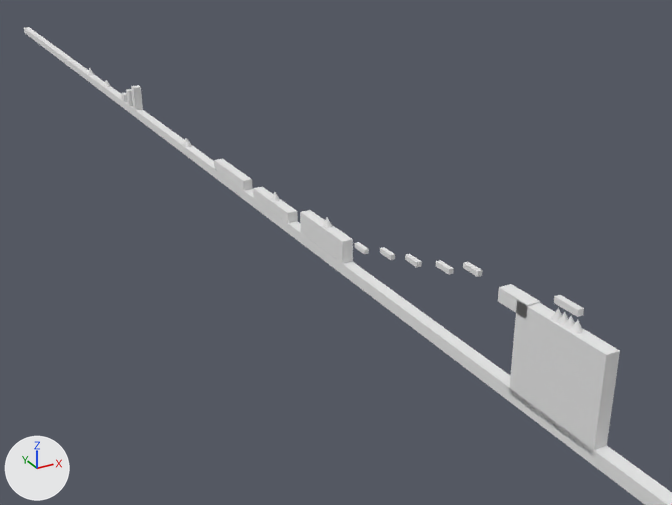
The OBJ model src/assets/levels/1/map.obj, before and after one commit.
Both versions are drawn from a 50 mm camera at (-70.7, -304.9, 64.5) aimed at (15.4, -148.5, -13.7). The lights are fixed; the arrows at lower left show +X, +Y and +Z. Where no turn or scale is listed for an object, it has been applied to the vertices.
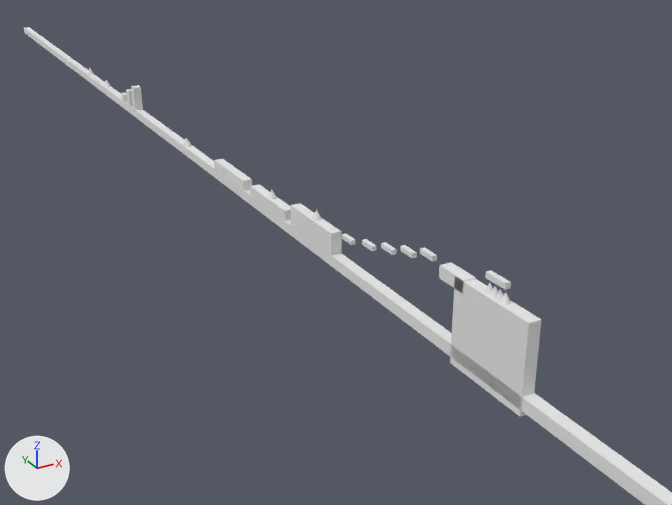
The change in detail:
me_cube_007 has 8 vertices, 6 faces and spans x -1.0..1.0, y -180.4..-164.9, z 2.0..4.0.
me_cube_007 is used by ob_cube_007; location (0.0, 0.0, 0.0).
me_cube_007 part 1: the whole mesh is moved by (0.0, 3.9, 0.0).
me_cube_009 has 8 vertices, 6 faces and spans x -0.4..0.4, y -194.48..-191.29, z 5.98..6.78.
me_cube_009 is used by ob_cube_009; location (0.0, 0.0, 0.0).
me_cube_009 part 2: the whole mesh is moved by (0.0, 5.53, -0.64).
me_cube_010 has 8 vertices, 6 faces and spans x -0.4..0.4, y -209.55..-206.37, z 9.69..10.49.
me_cube_010 is used by ob_cube_010; location (0.0, 0.0, 0.0).
me_cube_010 part 3: the whole mesh is moved by (0.0, 9.21, -1.14).
me_cube_012 has 8 vertices, 6 faces and spans x -0.4..0.4, y -215.91..-212.73, z 11.96..12.76.
me_cube_012 is used by ob_cube_012; location (0.0, 0.0, 0.0).
me_cube_012 part 4: the whole mesh is moved by (0.0, 10.41, -1.85).
me_cube_013 has 8 vertices, 6 faces and spans x -1.0..1.0, y -240.4..-224.8, z -1.0..12.6.
me_cube_013 is used by ob_cube_013; location (0.0, 0.0, 0.0).
me_cube_013 part 5: the whole mesh is moved by (0.0, 13.0, -2.1).
me_cube_014 has 8 vertices, 6 faces and spans x -1.0..1.0, y -226.85..-221.17, z 10.82..12.82.
me_cube_014 is used by ob_cube_014; location (0.0, 0.0, 0.0).
me_cube_014 part 6: the whole mesh is moved by (0.0, 13.02, -2.09).
me_cube_015 has 8 vertices, 6 faces and spans x -0.44..0.44, y -234.76..-230.69, z 14.66..15.54.
me_cube_015 is used by ob_cube_015; location (0.0, 0.0, 0.0).
me_cube_015 part 7: the whole mesh is moved by (0.0, 13.02, -2.09).

What differs and where, as boxes (x1, y1, x2, y2) in the pictures (672 x 505 px):
'Cube.013', mesh moved: before (509, 300, 620, 456); after (450, 277, 541, 417)
'Cube.014', mesh moved: before (498, 284, 540, 319); after (439, 262, 476, 293)
'Cube.007', mesh moved: before (300, 210, 353, 253); after (291, 203, 342, 244)
'Cube.015', mesh moved: before (554, 295, 584, 317); after (485, 270, 511, 290)
'Cube.012', mesh moved: before (463, 262, 482, 277); after (420, 247, 437, 261)
'Cube.010', mesh moved: before (436, 260, 454, 275); after (400, 245, 417, 258)
'Cube.009', mesh moved: before (380, 247, 395, 260); after (362, 239, 376, 251)
